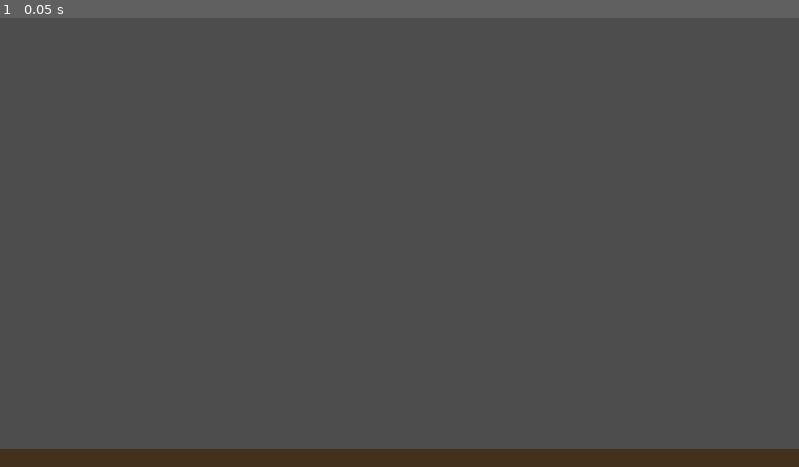
Above: before the commit, frame 1.
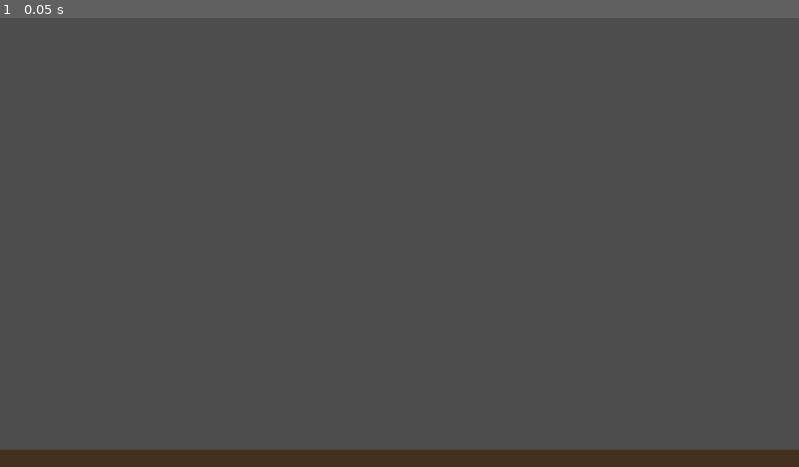
Above: after the commit, the same moment.

Repository: ThomasSilloway/GodotModCapableGame
Game: Godot game, scene res://flappy_bird_clone/flappy_bird_game.tscn
Same seed, same stepped clock (60 frames per second), same inputs: the game is played once before the commit and once after it.
Inputs:
- Up to frame 1 (0.05 s): no input

The runs differ from the first frame. In frame 1, 0.2% of the frame differs, in the area x 0-100%, y 95-97%.

Commit message:
Add the original plan I had in google keep to the project.
Add a camera to the scene to fix random camera placement

Diff:
--- a/projects/flappy_bird_clone/flappy_bird_clone/flappy_bird_game.tscn
+++ b/projects/flappy_bird_clone/flappy_bird_clone/flappy_bird_game.tscn
@@ -17,3 +17,6 @@
 offset_right = 1158.0
 offset_bottom = 668.0
 color = Color(0.268533, 0.191203, 0.115566, 1)
+
+[node name="Camera2D" type="Camera2D" parent="."]
+position = Vector2(576, 323)
Not shown, added: ai_coding_assistant/plan_flappy_bird.md
